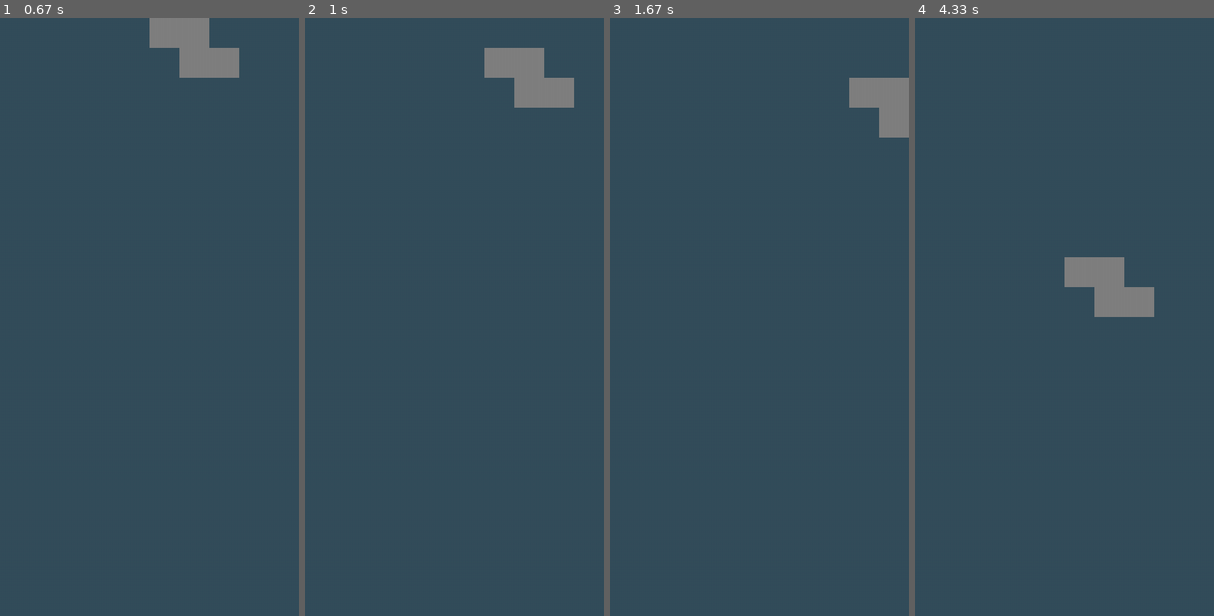
Above: before the commit, frames 1-4 (left to right).
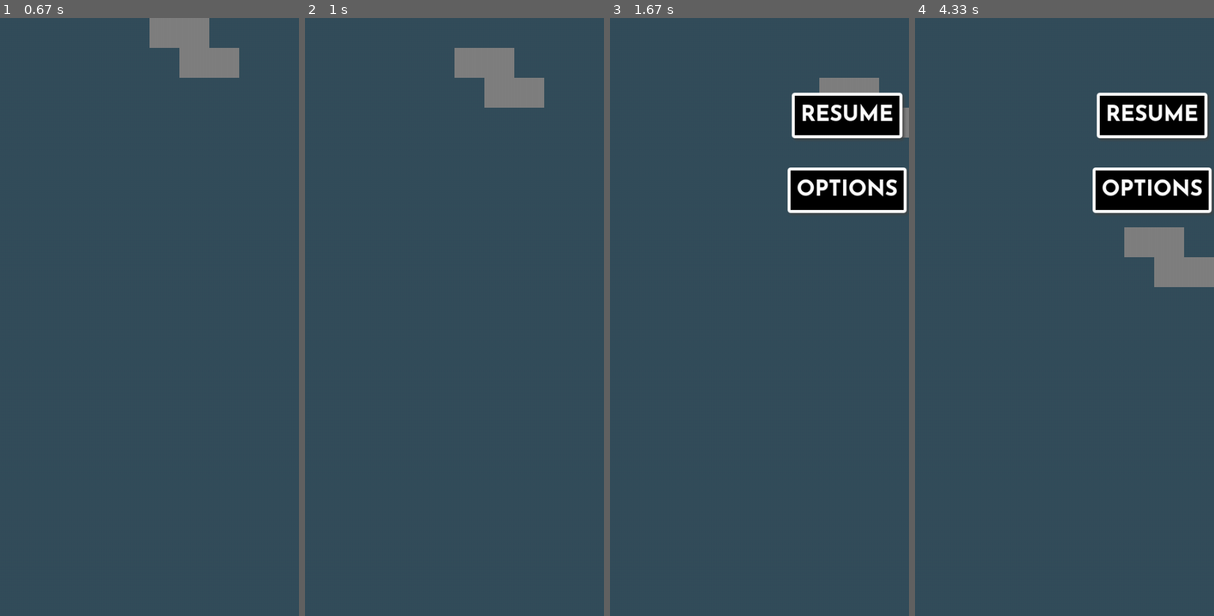
Above: after the commit, the same moments.

Repository: coolryan/TetrisGameWithPygame
Game: pygame game, started from src/main.py
The game is run twice, just before and just after one commit, with the same random seed, the same clock (stepped at 60 frames per second) and the same inputs.
Inputs:
- Up to frame 1 (0.67 s): hold Space from 0.33 s (still down); hold Right from 0.33 s (still down)
- Up to frame 2 (1 s): release Space at 0.8 s; release Right at 0.8 s; hold Esc from 0.83 s (still down); hold Right from 0.83 s (still down)
- Up to frame 3 (1.67 s): release Esc at 1.3 s; release Right at 1.3 s; hold Right from 1.33 s (still down)
- Up to frame 4 (4.33 s): release Right at 1.8 s; hold Right 1.83-2.3 s; hold Left 2.33-2.87 s; hold Down 2.9-3.2 s; hold Left 3.23-3.63 s; hold Right 3.67-4.3 s

Frame 1 is identical in both runs. In frame 2, 2.0% of the frame differs, in the area x 50-90%, y 5-15%; in frame 3, 6.5%; in frame 4, 9.9%, in the area x 50-100%, y 12-50%.

Commit message:
Add grid system to simplify collision detection

Diff:
--- a/src/Models/Figure.py
+++ b/src/Models/Figure.py
@@ -36,8 +36,8 @@
             self.coordList = [
                 (self.x, self.y),
                 (self.x+1, self.y),
-                (self.x, self.y-1),
-                (self.x+1, self.y-1)
+                (self.x, self.y+1),
+                (self.x+1, self.y+1)
             ]
         elif self.type == T_TETROMINO:
             self.coordList = [
--- a/src/Models/Tetris.py
+++ b/src/Models/Tetris.py
@@ -23,6 +23,8 @@
         self.figures, self.nextFigures = [], []
         self.square_size = square_size
         self.initFigures()
+        self.grid = [[None for i in range(width)] for j in range(height)]
+
 
     def initFigures(self):
         self.nextFigures.append(Figure.getRandomFigure(self.width, self.height, self.square_size))
@@ -47,6 +49,15 @@
             if fig.isActive:
                 return fig
 
+    def updateGrid(self):
+        # Reset the grid
+        self.grid = [[None for i in range(self.width)] for j in range(self.height)]
+        # Add each figure's coords to the grid
+        for fig in self.figures:
+            for coord in fig.coordList:
+                self.grid[coord[0]][coord[1]] = fig
+
+
     # draw method
     def draw(self, screen):
         for fig in self.figures:
@@ -64,8 +75,27 @@
             return 0
 
         # find minimum space open from all block in active figure
+        emptySpacePerCoord = []
         for coord in activeFigure.coordList:
-            pass
+            # Check how many empty spaces underneath
+            spacesUnder = 0
+            emptySpace = 0
+            empty = True
+            y = coord[1]
+            x = coord[0]
+            while empty:
+                spacesUnder += 1
+                if y+spacesUnder >= self.height:
+                    break
+
+                if self.grid[y+spacesUnder][x] is None or self.grid[y+spacesUnder][x] is activeFigure:
+                    emptySpace = spacesUnder
+                else:
+                    empty = False
+            emptySpacePerCoord.append(emptySpace)
+        return min(emptySpacePerCoord)
+
+
 
     def distanceLeftActive():
         activeFigure = self.getActiveFigure()
--- a/src/main.py
+++ b/src/main.py
@@ -73,7 +73,7 @@
     game_tick_freq = 7
     turn = 0
     while running:
-
+        moved = False
         screen.fill((52, 78, 91))
 
         # call draw
@@ -82,6 +82,7 @@
         # call move
         if turn % game_tick_freq == 0:
             game.move()
+            moved = True
 
         # call deactive
         game.deactivate()
@@ -136,34 +137,26 @@
                     sys.exit(0)
                 if event.key == K_DOWN:
                     game.downMove()
+                    moved = True
                 if event.key == K_LEFT:
                     game.leftMove()
+                    moved = True
                 if event.key == K_RIGHT:
                     game.rightMove()
+                    moved = True
                 if event.key == K_SPACE:
                     #game.rotate()
-                    pass
+                    moved = True
                 if event.key == K_ESCAPE:
                     game_paused = True
-
-            if event.type == pygame.KEYUP:
-                if event.key == pygame.K_DOWN:
-                    game.downMove()
-                if event.key == K_LEFT:
-                    game.leftMove()
-                if event.key == K_RIGHT:
-                    game.rightMove()
-                if event.key == K_SPACE:
-                    #game.rotate()
-                    pass
-                if event.key == K_ESCAPE:
-                    game_paused = False
 
         # pygame update
         pygame.display.update()
 
         time.sleep(.1)
         turn += 1
+        if moved:
+            game.updateGrid()
 
 # run the main program
 if __name__ == '__main__':
--- /dev/null
+++ b/tests/test_tetris.py
@@ -0,0 +1,30 @@
+from src.Models.Tetris import Figure, Tetris
+from src.constants import *
+
+def test_distanceDownActive_none_below():
+    # Arrange
+    tetris = Tetris(5, 5, 1)
+    isActive = True
+    newFig = Figure(0, 0, 1, O_TETROMINO, isActive)
+    tetris.figures.append(newFig)
+
+    # Act
+    result = tetris.distanceDownActive()
+
+    # Assert
+    assert result == 3
+
+def test_distanceDownActive_another_below():
+    # Arrange
+    tetris = Tetris(5, 5, 1)
+    isActive = True
+    newFig = Figure(0, 0, 1, O_TETROMINO, isActive)
+    tetris.figures.append(newFig)
+    anotherFig = Figure(0, 4, 1, O_TETROMINO, False)
+    tetris.figures.append(anotherFig)
+
+    # Act
+    result = tetris.distanceDownActive()
+
+    # Assert
+    assert result == 1
